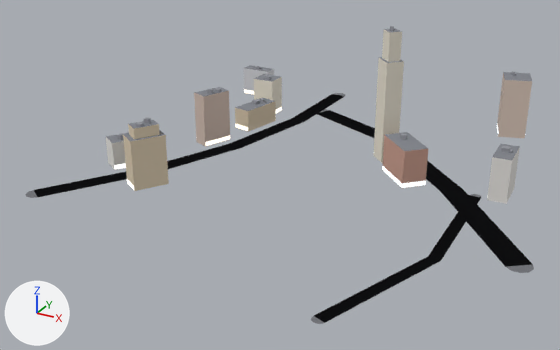
An edit to the glTF model apps/client/public/cities/moscow_synth/tiles/2_0.glb, drawn before and after from the same camera.
One viewpoint serves both versions: a camera (50 mm lens) standing at (859.0, -614.0, 216.0) and looking at (628.0, -194.0, 6.0). Arrows for +X, +Y and +Z are at lower left; the lights stay in place. The older version comes first. Vertices at exactly the same position are counted once.
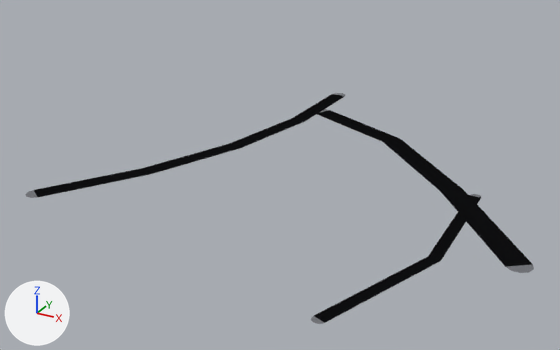
Pixel boxes (x1, y1, x2, y2) of what changed, in the pictures (560 x 350 px):
'Mesh_0', reshaped (22% shorter)
    before: (26, 26, 534, 324)
    after: (26, 93, 534, 324)
part 1 of me_mesh_0, deleted
    before: (106, 26, 532, 204)

The change, as a list of edits to the scene's bpy script:
```text
Change me_mesh_0:
    used by ob_mesh_0; location = (0.0, 0.0, 0.0)
    remove me_mesh_0.from_pydata(...)  # 427 vertices, 438 faces; spans x 490.0..804.0, y -330.0..6.0, z 0.0..97.0
    add me_mesh_0.from_pydata(...)  # 91 vertices, 78 faces; spans x 490.0..804.0, y -330.0..6.0, z 0.0
    me_mesh_0 part 1: 52 loose pieces with 336 vertices, spanning x 503.0..770.0, y -252.0..-9.0, z 0.0..97.0, are deleted
    remove me_mesh_0.materials.append(mat_facade)
    remove me_mesh_0.materials.append(mat_roof)
    remove me_mesh_0.materials.append(mat_shop)
```
